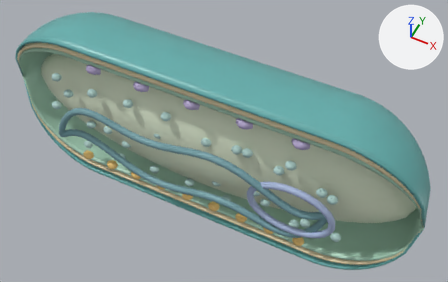
Two versions of the glTF model public/assets/models/engineered-ecn.glb, one commit apart.
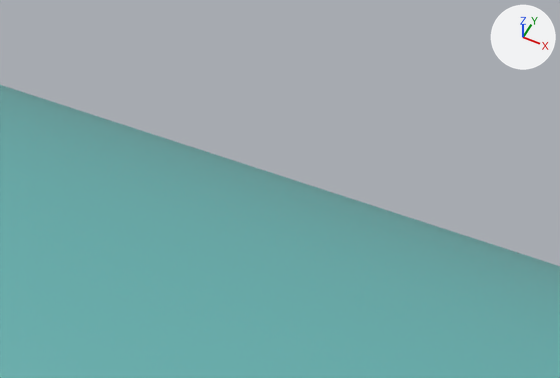
The first picture shows the older version from a camera (50 mm lens) standing at (1.54, -2.72, 3.53) and looking at (0.1, 0.17, -0.07). The close-ups show the older and then the newer version on the part from 31% to 49% of the width and 4% to 23% of the height of that picture. Only the edits that show in the close-ups are written down. The axes (+X, +Y, +Z) are drawn at upper right. The lights are the same throughout.

Names of what the first close-up shows: 'outer membrane'.
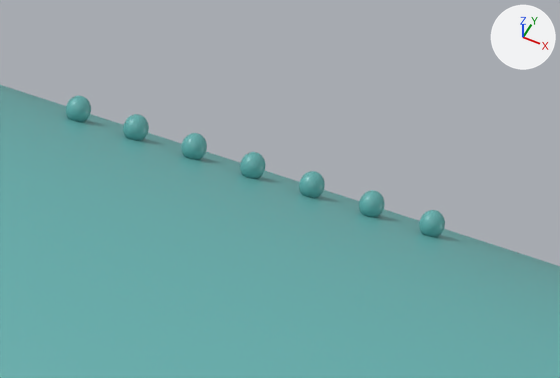
The change in detail:
Mesh me_sphere_664 is new.
It is a UV sphere (32 segments, 20 rings, poles along z) spanning x -0.013..0.013, y -0.015..0.015, z -0.015..0.015.
It uses material mat_outer_membrane (cyan #65afad).
Mesh me_sphere_655 is new.
It is a UV sphere (32 segments, 20 rings, poles along z) spanning x -0.013..0.013, y -0.015..0.015, z -0.015..0.015.
It uses material mat_outer_membrane (cyan #65afad).
Mesh me_sphere_646 is new.
It is a UV sphere (32 segments, 20 rings, poles along z) spanning x -0.013..0.013, y -0.015..0.015, z -0.015..0.015.
It uses material mat_outer_membrane (cyan #65afad).
Mesh me_sphere_637 is new.
It is a UV sphere (32 segments, 20 rings, poles along z) spanning x -0.013..0.013, y -0.015..0.015, z -0.015..0.015.
It uses material mat_outer_membrane (cyan #65afad).
Mesh me_sphere_628 is new.
It is a UV sphere (32 segments, 20 rings, poles along z) spanning x -0.013..0.013, y -0.015..0.015, z -0.015..0.015.
It uses material mat_outer_membrane (cyan #65afad).
Mesh me_sphere_619 is new.
It is a UV sphere (32 segments, 20 rings, poles along z) spanning x -0.013..0.013, y -0.015..0.015, z -0.015..0.015.
It uses material mat_outer_membrane (cyan #65afad).
Mesh me_sphere_610 is new.
It is a UV sphere (32 segments, 20 rings, poles along z) spanning x -0.013..0.013, y -0.015..0.015, z -0.015..0.015.
It uses material mat_outer_membrane (cyan #65afad).
Object 'outer envelope surface detail.062' (ob_outer_envelope_surface_detail_062) is new; it shows me_sphere_664.
Its location is (-0.6269, 0.4026, 0.6102).
Object 'outer envelope surface detail.053' (ob_outer_envelope_surface_detail_053) is new; it shows me_sphere_655.
Its location is (-0.5552, 0.4026, 0.6102).
Object 'outer envelope surface detail.044' (ob_outer_envelope_surface_detail_044) is new; it shows me_sphere_646.
Its location is (-0.4836, 0.4026, 0.6102).
Object 'outer envelope surface detail.035' (ob_outer_envelope_surface_detail_035) is new; it shows me_sphere_637.
Its location is (-0.4119, 0.4026, 0.6102).
Object 'outer envelope surface detail.026' (ob_outer_envelope_surface_detail_026) is new; it shows me_sphere_628.
Its location is (-0.3403, 0.4026, 0.6102).
Object 'outer envelope surface detail.017' (ob_outer_envelope_surface_detail_017) is new; it shows me_sphere_619.
Its location is (-0.2687, 0.4026, 0.6102).
Object 'outer envelope surface detail.008' (ob_outer_envelope_surface_detail_008) is new; it shows me_sphere_610.
Its location is (-0.197, 0.4026, 0.6102).

Where the change shows, as pixel boxes (x1, y1, x2, y2) in the close-ups (560 x 378 px):
'outer envelope surface detail.008', added (cyan)
    after: (419, 210, 445, 237)
'outer envelope surface detail.017', added (cyan)
    after: (359, 190, 385, 218)
'outer envelope surface detail.026', added (cyan)
    after: (299, 171, 325, 198)
'outer envelope surface detail.044', added (cyan)
    after: (181, 133, 207, 160)
'outer envelope surface detail.035', added (cyan)
    after: (240, 152, 266, 179)
'outer envelope surface detail.053', added (cyan)
    after: (123, 114, 149, 141)
'outer envelope surface detail.062', added (cyan)
    after: (66, 96, 91, 122)
